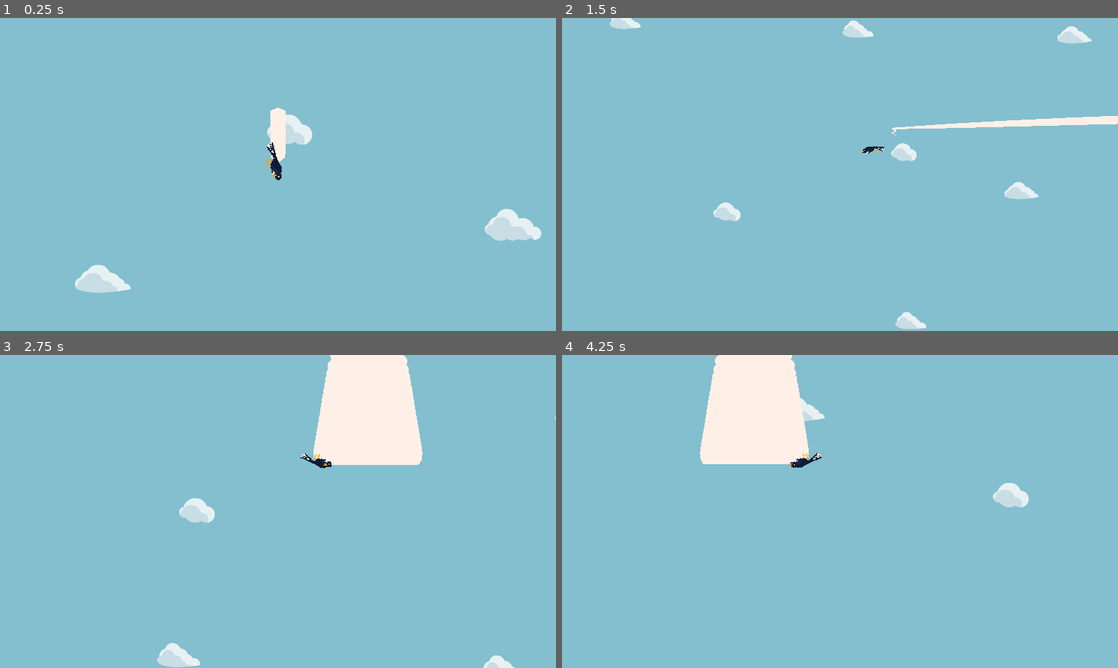
Above: before the commit, frames 1-4 (two rows, left to right).
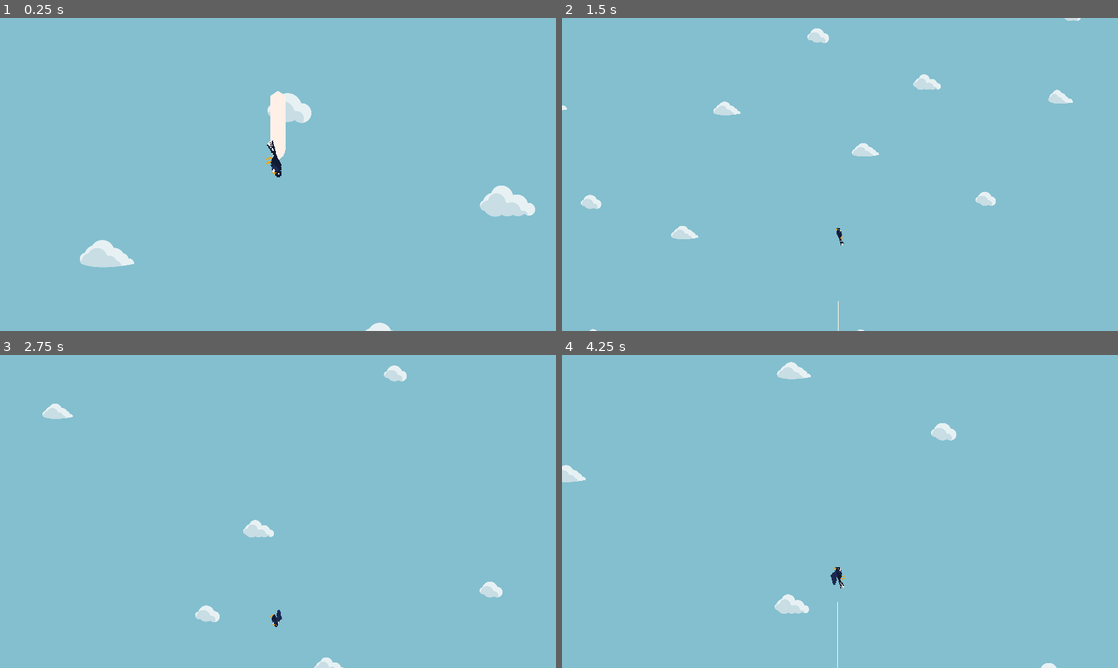
Above: after the commit, the same moments.

Repository: CIOSAI/birb-thing
Game: Godot game, scene res://Scenes/World.tscn
Two runs of this game, one before a commit and one after it. Both use one fixed random seed, a clock stepped at 60 frames per second and the inputs below. The engine's default icon, where the game draws it, is replaced by a stand-in: a white triangle on a blue panel in a dark square.
Inputs:
- Up to frame 1 (0.25 s): no input
- Up to frame 2 (1.5 s): hold J (Glide) 0.53-1.28 s; hold W (Up) from 0.53 s (still down); tap J (Glide) at 1.35 s
- Up to frame 3 (2.75 s): release W (Up) at 2.03 s; hold S (Down) from 2.03 s (still down); hold J (Glide) from 2.03 s (still down)
- Up to frame 4 (4.25 s): release S (Down) at 2.78 s; release J (Glide) at 2.78 s; hold W (Up) from 2.78 s (still down); tap J (Glide) at 2.85 s; hold J (Glide) from 3.53 s (still down)

The runs differ from the first frame. In frame 1, 3.4% of the frame differs, in the area x 13-98%, y 23-100%; in frame 2, 3.3%; in frame 3, 7.7%, in the area x 7-100%, y 0-100%; in frame 4, 7.3%.
Error before the commit: Invalid get index 'glide_dive' (on base: 'Node2D (PlayerMovement.gd)'). (res://Scripts/Player.gd:26)

Commit message:
bruh

Diff:
--- a/Scenes/Player.tscn
+++ b/Scenes/Player.tscn
@@ -7,6 +7,9 @@
 
 [sub_resource type="RectangleShape2D" id=1]
 extents = Vector2( 10, 4.85349 )
+
+[sub_resource type="Curve" id=2]
+_data = [ Vector2( 0, 0.107843 ), 0.0, 0.720375, 0, 0, Vector2( 0.872781, 1 ), 0.634543, 0.0, 0, 0, Vector2( 1, 1 ), 0.0, 0.0, 0, 0 ]
 
 [node name="Player" type="KinematicBody2D"]
 collision_layer = 2
@@ -18,17 +21,14 @@
 
 [node name="PlayerMovement" parent="." instance=ExtResource( 1 )]
 ground_friction = 0.381
-hori_friction = 0.012
-jump_halt = Vector2( 1, 0.4 )
-accel = 2800.0
-flapforce = 4800.0
-gravity = 200.0
-air_friction = 0.099
+gravity = 2000.0
+air_friction = 0.355
 glide_amp = 0.4
-glide_conversion_rate = 0.232
+lambda = 1.6
+kappa = 1.571
+psi = 0.794
+LC_function = SubResource( 2 )
 body_path = NodePath("..")
-flap_facing_n = 6.0
-flap_facing_cutoff = -0.752
 
 [node name="Stick" type="Position2D" parent="."]
 
--- a/Scripts/Player.gd
+++ b/Scripts/Player.gd
@@ -23,7 +23,7 @@
 		display.FACING.LEFT
 	)
 	display.set_heading(-movement.vel)
-	display.wing_open(movement.is_glide_dive_held()&&movement.glide_dive)
+	display.wing_open(movement.gliding)
 	display.set_feet(clamp(get_speed()*2.0, 0.0, 1.0))
 	display.set_tail_dir(-prev_vel)
 	prev_vel = lerp(prev_vel, movement.vel, tail_lerp)
--- a/Scripts/PlayerMovement.gd
+++ b/Scripts/PlayerMovement.gd
@@ -2,26 +2,22 @@
 
 export(float, 0.0, 1.0) var ground_friction:float
 export(float, 0.0, 1.0) var hori_friction:float
-export var jump_halt:Vector2
-export var accel:float
-export var flapforce:float
 export var gravity:float
 export(float, 0.0, 1.0) var air_friction:float
 export var glide_amp:float
-export(float, 0.0, 1.0) var glide_conversion_rate:float
+export var lambda:float
+export var kappa:float
+export var psi:float
+export var max_angle:float = 0.349066
+export var LC_function:Curve
 export var body_path:NodePath
-
-export(float, 1.0, 10.0) var flap_facing_n:float
-export(float, -0.9999, 0.9999) var flap_facing_cutoff:float
 
 var body:KinematicBody2D
 var prev_vel:Vector2 = Vector2.ZERO
 var vel:Vector2 = Vector2.ZERO
 var gliding:bool = true
 var air_friction_scale:float = 1.0
-
 var fall_from:float = 0
-
 var attack_angle:float = 0
 
 signal flap(dir)
@@ -29,42 +25,22 @@
 func _ready():
 	body = get_node(body_path)
 	fall_from = global_position.y
-#
-#func range_morph(x:float, n:float, dir:float)->float:
-#	return (x+dir-(dir/n))*n
-#
-#func flap_facing_morph(x:float)->float:
-#	if x<flap_facing_cutoff:
-#		return pow(
-#			range_morph(x, 1.0/(1.0+flap_facing_cutoff), 1.0)+1.0
-#			, flap_facing_n)-1.0
-#	else:
-#		return 1.0-pow(
-#			-range_morph(x, 1.0/(1.0-flap_facing_cutoff), -1.0)+1.0
-#			, flap_facing_n)
-#
-#func flap_facing()->float:
-#	return flap_facing_morph(vel.normalized().dot(Vector2.UP))
-#
-#func commit_flap(dir=1, amp=1):
-#	vel.y += -flapforce*amp * flap_facing()
-#	vel.x += dir*accel*amp * (1.0-abs(flap_facing()/2.0))
-#	emit_signal("flap", dir)
 
 func flap():
-	if body.is_on_floor()||body.is_on_ceiling():
-		vel.y = 0.0
-	if body.is_on_wall():
-		vel.x = 0.0
-	if body.is_on_floor():
-		vel.x *= 1.0-ground_friction
+	pass
+
+func lift_coefficient()->float:
+	return LC_function.interpolate(attack_angle/max_angle)*lambda
+
+func lift():
+	vel.y = -pow(abs(vel.x), 2.0)*lift_coefficient()*kappa
 
 func tilt():
 	if Input.is_action_pressed("Up"):
 		attack_angle += TAU/32.0
 	if Input.is_action_pressed("Down"):
 		attack_angle -= TAU/32.0
-	attack_angle = clamp(attack_angle, 0.0, 0.349066)
+	attack_angle = clamp(attack_angle, 0.0, max_angle)
 
 func vert_fric():
 	if Input.is_action_pressed("Glide"):
@@ -74,29 +50,36 @@
 		air_friction_scale = 1.0
 		gliding = false
 
-	if Input.is_action_just_released("Glide"):
-		fall_from = global_position.y
-
 func is_glide_dive_held():
 	return air_friction_scale != 1.0
 
 func get_fall_distance()->float:
-	return fall_from-global_position.y
+	return clamp(-fall_from+global_position.y, 0.0, 10000.0)
 
 func fall():
 	vert_fric()
 
-	if gliding:
-		vel.x = sign(vel.x+0.0001)*sqrt(gravity*2.0)*get_fall_distance()
+	if Input.is_action_pressed("Glide"):
+		vel.x = sqrt(gravity)*get_fall_distance()*psi
+
+	fall_from = global_position.y
 
 	vel.y+=gravity
 	if vel.y>0: vel.y*=pow((1.0-air_friction), 1.0/air_friction_scale)
 
 func move():
-	flap()
+	if body.is_on_floor()||body.is_on_ceiling():
+		vel.y = 0.0
+	if body.is_on_wall():
+		vel.x = 0.0
+	if body.is_on_floor():
+		vel.x *= 1.0-ground_friction
+	else:
+		vel.x *= 1.0-hori_friction
+
+	lift()
 	tilt()
 	fall()
-	vel.x *= 1.0-hori_friction
 
 func get_acceleration()->Vector2:
 	return vel-prev_vel
Not shown: 1 places in Scenes/Player.tscn that only renumber resources
